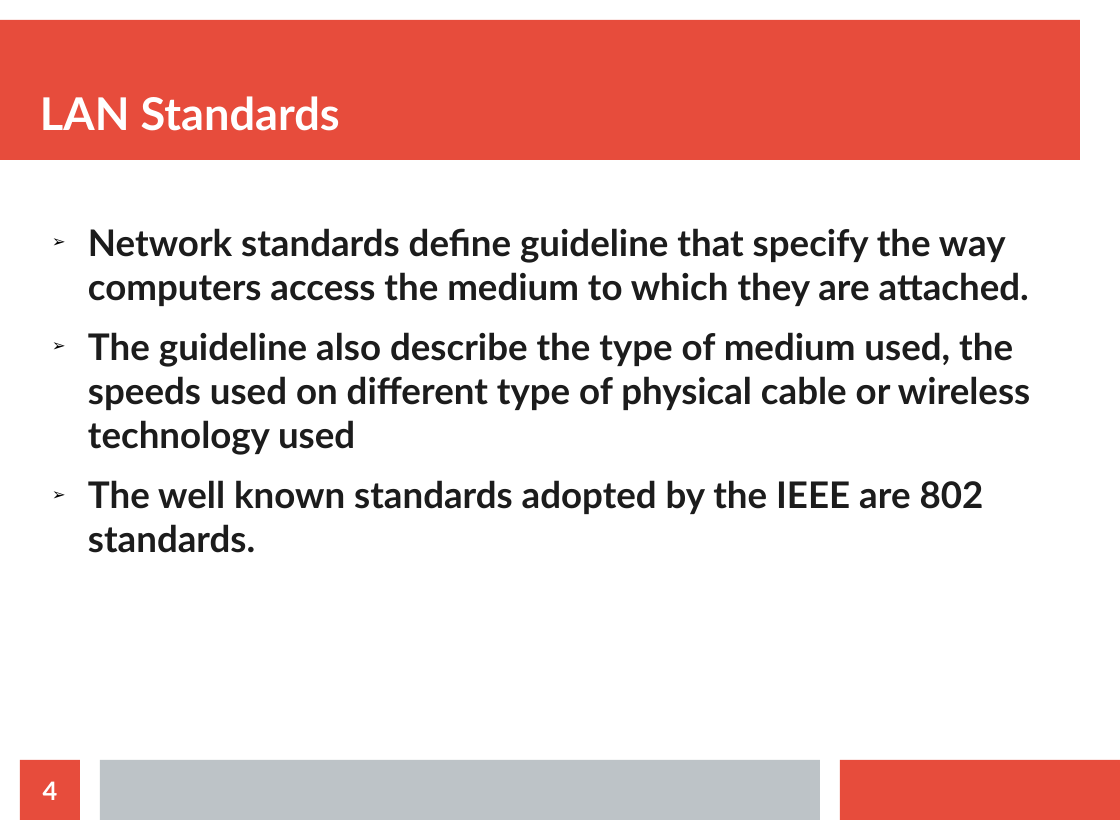
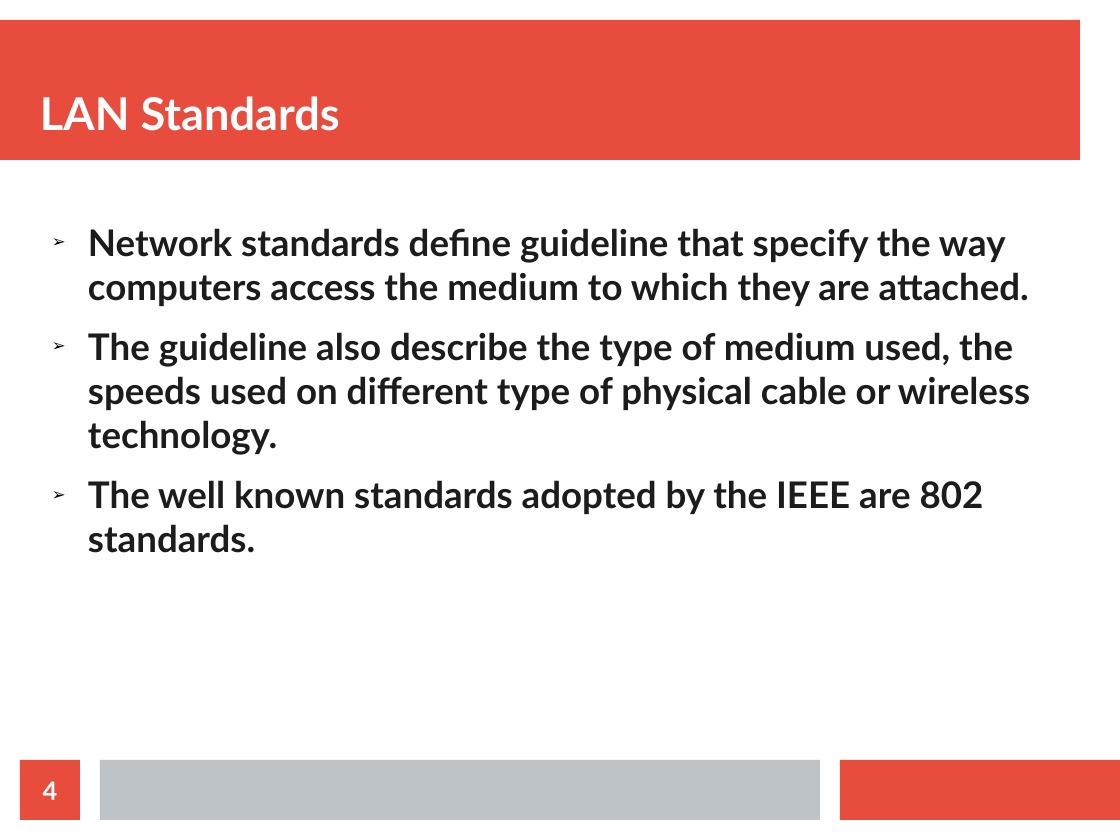
Before and after one commit to kanhaji/CN_Presentation_Section_C, a slide deck: slide 4 of CN PRESENTATION.odp. Drawn at 1120x840 pixels with LibreOffice and Linux fonts; fonts in the diff are those of the drawing. Boxes give left, top, right and bottom in pixels: in the first picture for what was removed or moved away, otherwise in the second. Text is boxed around its words. In the diff, an @@ line names an element or a change of style, - is before the commit and + after.

Commit message:
last change

```diff
--- a/CN PRESENTATION.odp
+++ b/CN PRESENTATION.odp
@@ text at [88,332,1030,455]: text changed @@
-➢ The guideline also describe the type of medium used, the speeds used on different type of physical cable or wireless technology used
+➢ The guideline also describe the type of medium used, the speeds used on different type of physical cable or wireless technology.
```
Also in this commit, not shown: 1 other slide changed, 1 slide added.
